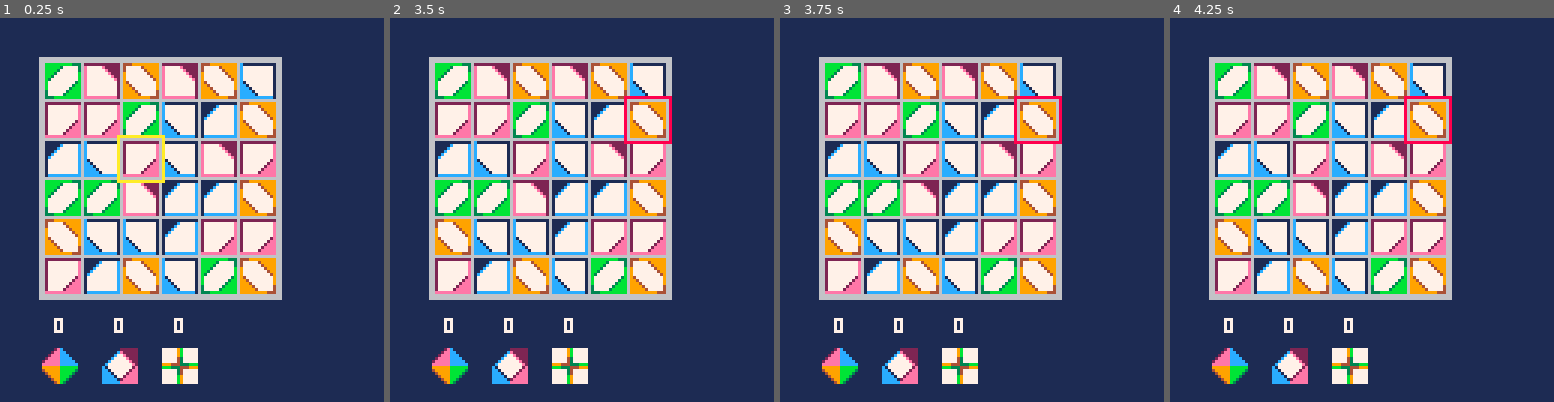
Above: before the commit, frames 1-4 (left to right).
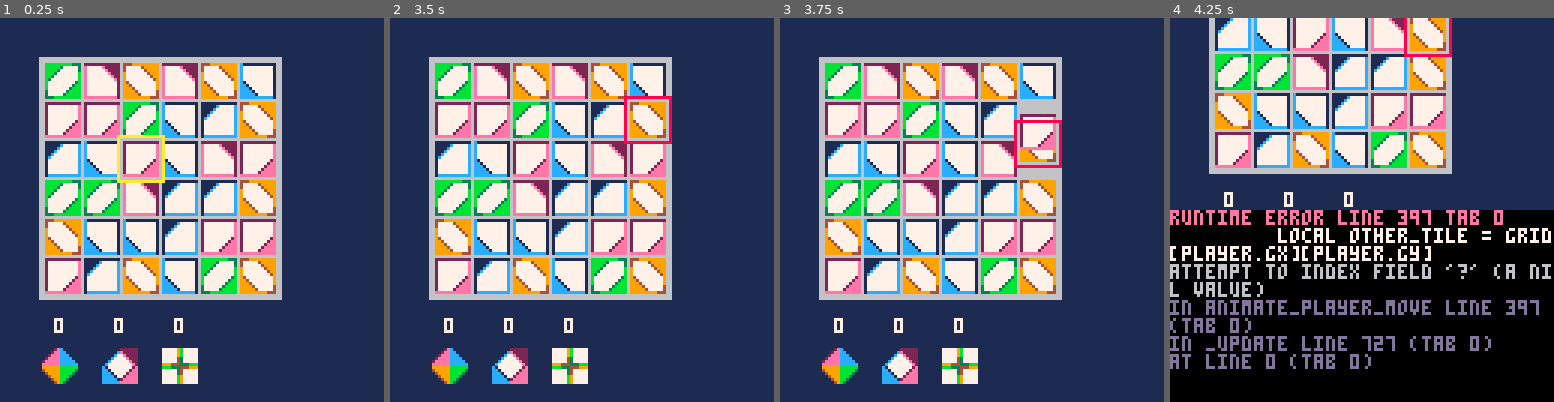
Above: after the commit, the same moments.

Repository: broquaint/pico8-carts
Game: PICO-8 cartridge eggjam4.p8
The game is run twice, just before and just after one commit, with the same random seed, the same clock (stepped at 60 frames per second) and the same inputs.
Inputs:
- Up to frame 1 (0.25 s): no input
- Up to frame 2 (3.5 s): tap X (X key) at 0.33, 1.07, 1.85, 2.97 s; tap O (Z key) at 0.7, 1.7, 2.1, 2.5, 2.9, 3.3 s; hold Right 1.6-2.1 s; hold Up 2.15-2.42 s; hold Right 2.47-3.03 s; hold Left from 3.08 s (still down)
- Up to frame 3 (3.75 s): release Left at 3.58 s; hold Down from 3.63 s (still down); tap O (Z key) at 3.7 s
- Up to frame 4 (4.25 s): release Down at 3.97 s; hold Right from 4.02 s (still down); tap X (X key) at 4.08 s; tap O (Z key) at 4.1 s

Frames 1-2 are identical in both runs. In frame 3, 1.8% of the frame differs, in the area x 60-74%, y 20-42%; in frame 4, 72%, in the area x 0-100%, y 0-100%.
Error after the commit: runtime error line 397 tab 0; local other_tile = grid[player.gx][player.gy]; attempt to index field '?' (a nil value)

Commit message:
Fix bug checking tiles at edges
The behaviour of all or maybe vararg isn't what I expected — when
looping over the values of the varargs the nils would be elided which
meant it would erroneously return true and then code on the other side
of the all_shape_of caller would assume all the values _weren't_ null
which wasn't the case on the edges.

Diff:
--- a/eggjam4.p8
+++ b/eggjam4.p8
@@ -213,9 +213,11 @@
    animate_object_with(anim_args, animate_obj_move)
 end
 
-function all_shape_of(shape, ...)
-   for t in all({...}) do
-      if t and t.shape != shape then
+function all_shape_of(shape, b, c, d)
+   -- It _seems_ that nils are collapsed/skipped in all({...}) >_<
+   if(not b or not c or not d) return false
+   for t in all({b, c, d}) do
+      if t.shape != shape then
          return false
       end
    end
--- a/utils.lua
+++ b/utils.lua
@@ -24,6 +24,7 @@
 
 function dumper(...)
    local res = ''
+   -- This will elide nulls!
    for v in all({...}) do
       if type(v) == 'table' then
          res = res .. tbl_to_str(v)
